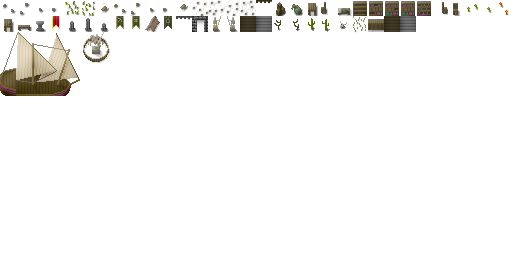
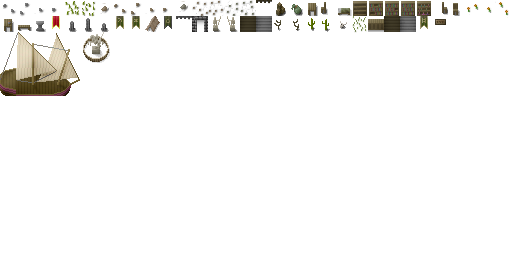
Before/after of a 512x256 layered artwork. What changed in the layer stack:
painted on "shade" over [368, 16, 446, 32]
